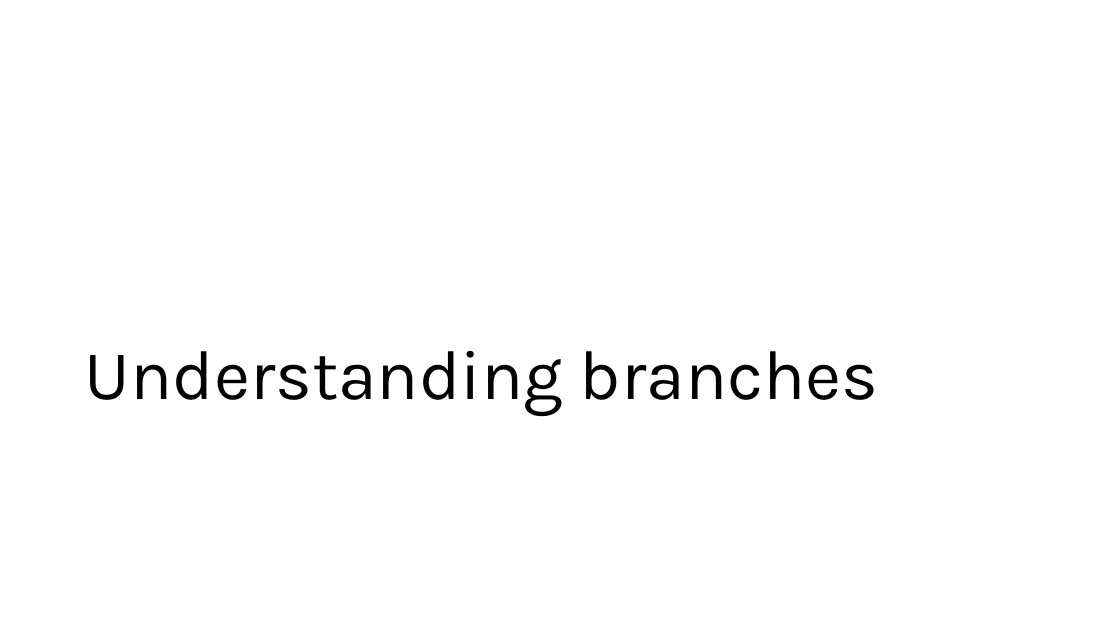
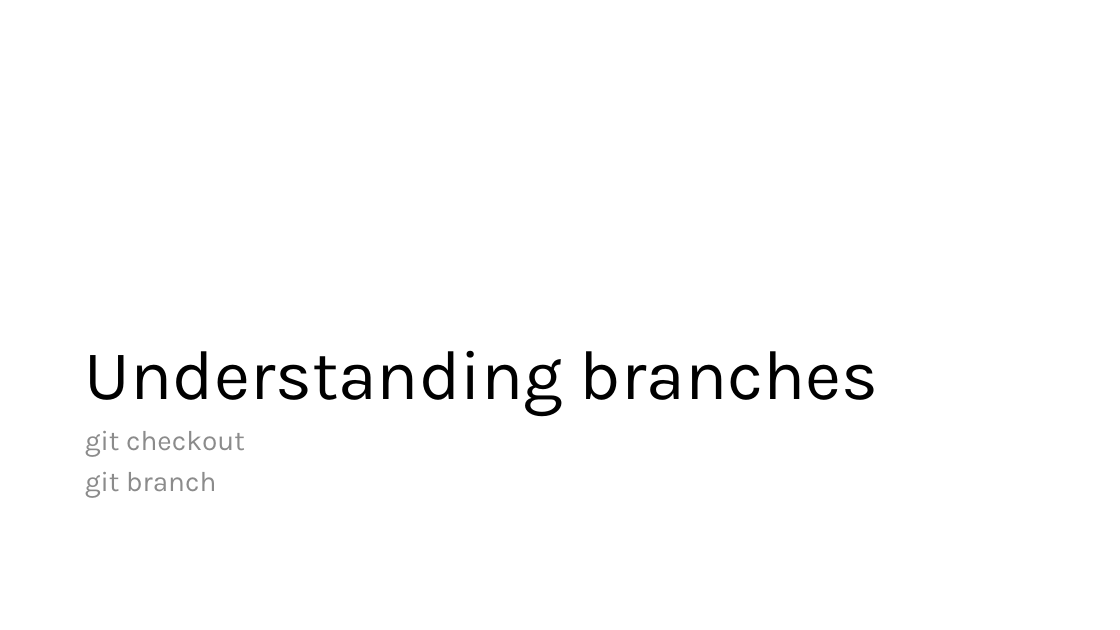
Before and after one commit to BalticMicrosoftDevelopersCommunity/letsbuild-2021, a slide deck: slide 44 of 1.Introduction/GitBasics_BalticMicrosoftDevelopersCommunity_letsbuild2021.pptx (slide 39 before the commit). Drawn at 1120x630 pixels with LibreOffice and Linux fonts; fonts in the diff are those of the drawing. Boxes give left, top, right and bottom in pixels: in the first picture for what was removed or moved away, otherwise in the second. Text is boxed around its words. In the diff, an @@ line names an element or a change of style, - is before the commit and + after.

```diff
--- a/1.Introduction/GitBasics_BalticMicrosoftDevelopersCommunity_letsbuild2021.pptx
+++ b/1.Introduction/GitBasics_BalticMicrosoftDevelopersCommunity_letsbuild2021.pptx
@@ text added at [85, 431, 245, 498], 24 pt, text #8C8C8C @@
+git checkout
+git branch
```
Also in this commit, not shown: 10 other slides changed, 10 slides added, 3 slides removed.
